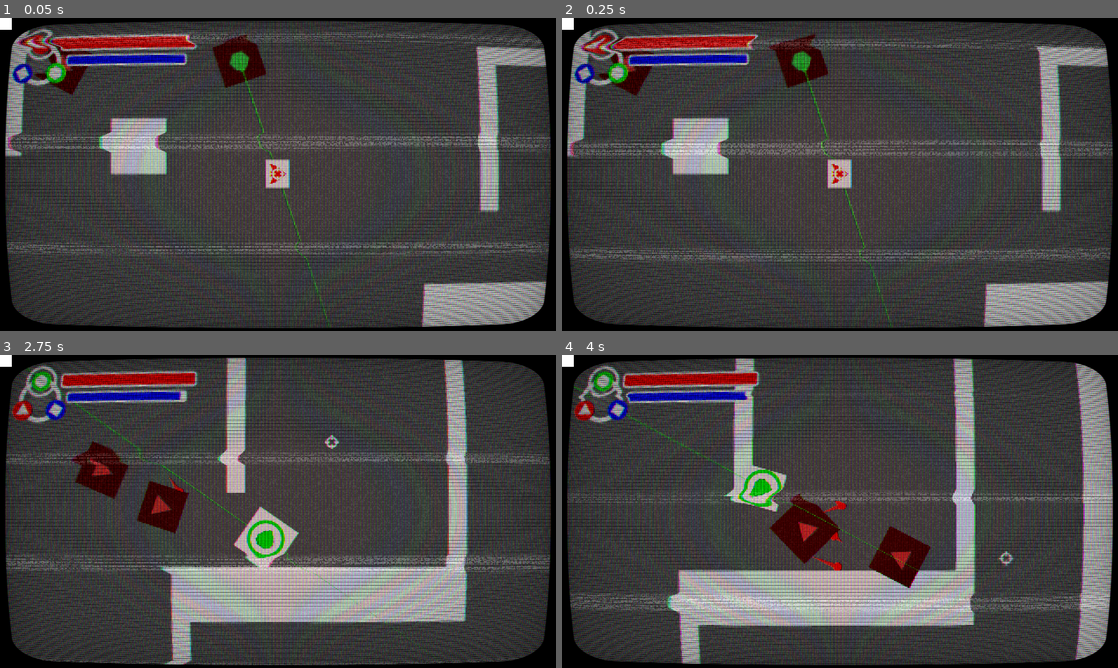
Above: before the commit, frames 1-4 (two rows, left to right).
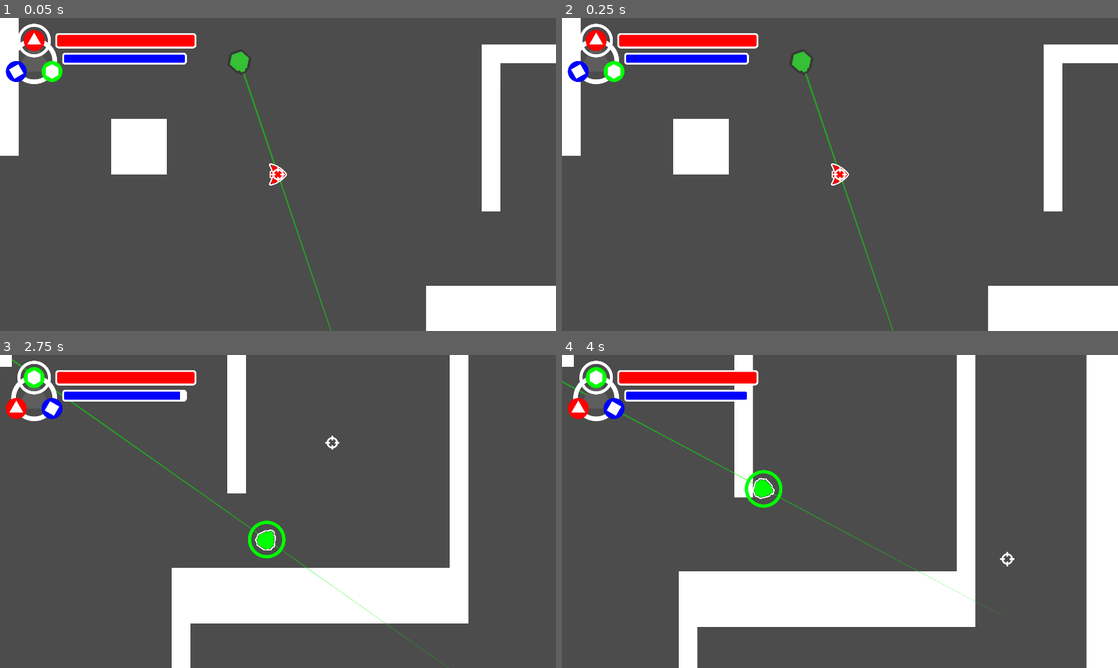
Above: after the commit, the same moments.

Repository: Tzeryushi/Blessed-Mode
Game: Godot game, scene res://Scenes/Main.tscn
Two runs of this game, one before a commit and one after it. Both use one fixed random seed, a clock stepped at 60 frames per second and the inputs below.
Inputs (mouse positions are in pixels of both pictures, inside the frame that each line leads up to):
- Up to frame 1 (0.05 s): no input
- Up to frame 2 (0.25 s): no input
- Up to frame 3 (2.75 s): move the mouse to (400, 495) at 0.52 s; press the mouse at (400, 495) at 0.53 s; hold D (move_right) 0.53-1.28 s; tap Space (special_action) at 0.8, 1.35 s; move the mouse to (166, 527) at 1.27 s; release the mouse at (166, 527) at 1.28 s; hold S (move_down) 1.28-2.03 s; click (166, 527) at 1.55 s; move the mouse to (333, 442) at 2.02 s; hold D (move_right) from 2.03 s (still down); hold Space (special_action) from 2.03 s (still down); tap Shift (shift_mode) at 2.1 s
- Up to frame 4 (4 s): move the mouse to (812, 574) at 2.77 s; release D (move_right) at 2.78 s; release Space (special_action) at 2.78 s; hold W (move_up) 2.78-3.53 s; click (812, 574) at 2.85 s; move the mouse to (1006, 558) at 3.52 s; hold A (move_left) from 3.53 s (still down); hold Space (special_action) from 3.53 s (still down)

The runs differ from the first frame. In frame 1, 91% of the frame differs, in the area x 0-100%, y 0-100%; in frame 2, 91%; in frame 3, 93%; in frame 4, 93%.

Commit message:
Green enemy lasers work against shield

Diff:
--- /dev/null
+++ b/Entities/Bullets/EnemyBullets/BlueEnemyMissile.gd
@@ -0,0 +1,65 @@
+extends BaseBullet
+
+#will move out randomly from from center point for a time
+#will then choose a target, activate, and beeline for it, ignoring other hitboxes
+#if the target is lost, will continue to travel in the original direction, but can hit others again
+
+@export var seek_area : Area2D
+@export var float_time : float = 0.5
+@export var float_distance : float = 50.0
+@export var turning_power : float = 20.0
+@export var turning_acceleration : float = 3.0
+
+var target_body : Player
+
+func _ready():
+	life_timer.wait_time = lifetime
+
+func _physics_process(_delta) -> void:
+	if target_body:
+		direction = (target_body.global_position - global_position).normalized()
+		speed = minf(speed + (acceleration), top_speed)
+		global_position += direction * speed * _delta
+		rotation = direction.angle()
+	else:
+		if monitoring == true:
+			seek()
+		speed = minf(speed + (acceleration), top_speed)
+		global_position += direction * speed * _delta
+		rotation = direction.angle()
+
+func spawn(_position:Vector2, _direction:Vector2) -> void:
+	#life_timer.start()
+	monitoring = false
+	global_position = _position
+	direction = _direction.normalized()
+	rotation = direction.angle()
+	randomize()
+	var rand_position = global_position + (direction.rotated(randf_range(-PI,PI))*float_distance)
+	var tween : Tween = get_tree().create_tween()
+	tween.tween_property(self, "global_position", rand_position, float_time).set_ease(Tween.EASE_OUT).set_trans(Tween.TRANS_EXPO)
+	await tween.finished
+	seek()
+
+func seek() -> void:
+	#await get_tree().process_frame
+	var target_array = seek_area.get_overlapping_bodies()
+	if target_array.is_empty():
+		if life_timer.is_stopped():
+			life_timer.start()
+		return
+	if target_array.front() and target_array.front() is Player:
+		target_body = target_array.front()
+		target_body.tree_exiting.connect(clear_body_ref)
+	monitoring = true
+
+func _on_body_entered(body) -> void:
+	if target_body and body == target_body:
+		body.take_damage(damage, get_mode_color())
+	elif target_body:
+		return
+	destroy()
+
+func clear_body_ref() -> void:
+	target_body = null
+	#target_body.tree_exiting.disconnect(clear_body_ref)
--- /dev/null
+++ b/Entities/Bullets/EnemyBullets/BlueEnemyMissile.tscn
@@ -0,0 +1,21 @@
+[gd_scene load_steps=4 format=3 uid="uid://dt4ibyvrimcaq"]
+
+[ext_resource type="PackedScene" uid="uid://bfa3otr0r1esl" path="res://Entities/Bullets/BaseBullet.tscn" id="1_158nn"]
+[ext_resource type="Script" path="res://Entities/Bullets/EnemyBullets/BlueEnemyMissile.gd" id="2_pwx00"]
+
+[sub_resource type="CircleShape2D" id="CircleShape2D_itavq"]
+radius = 346.575
+
+[node name="BlueEnemyMissile" node_paths=PackedStringArray("seek_area") instance=ExtResource("1_158nn")]
+script = ExtResource("2_pwx00")
+seek_area = NodePath("SeekArea")
+float_time = 0.5
+float_distance = 50.0
+turning_power = 20.0
+turning_acceleration = 3.0
+
+[node name="SeekArea" type="Area2D" parent="." index="3"]
+collision_layer = 0
+
+[node name="CollisionShape2D" type="CollisionShape2D" parent="SeekArea" index="0"]
+shape = SubResource("CircleShape2D_itavq")
--- a/Entities/Bullets/EnemyBullets/GreenEnemyLaser.gd
+++ b/Entities/Bullets/EnemyBullets/GreenEnemyLaser.gd
@@ -1,5 +1,6 @@
 extends GreenLaser
 
+@export var endpoint_explosion : PackedScene
 
 func _process(_delta) -> void:
 	#speed = minf(speed + (acceleration), top_speed)
@@ -32,13 +33,17 @@
 			break
 		laser_cast.force_raycast_update()
 
+	var explosion : BaseBullet = endpoint_explosion.instantiate()
+	add_child(explosion)
 	#current collision is the endpoint, though any collisions in the array must be handled as well
 	#draw the line to the end
 	trail.add_point(Vector2.ZERO)
 	if laser_cast.is_colliding():
 		trail.add_point(to_local(laser_cast.get_collision_point()))
+		explosion.spawn(laser_cast.get_collision_point(), Vector2.ZERO)
 	else:
 		trail.add_point(Vector2.RIGHT*laser_length)
+		explosion.spawn(to_global(Vector2.RIGHT*laser_length), Vector2.ZERO)
 
 	#handle application of damage
 	for enemy in collision_exception_array:
@@ -69,6 +74,4 @@
 func _on_body_entered(body) -> void:
 	#this is specifically for enemies within the base radius of the initial explosion VFX
 	if body.is_in_group("player") and body is Player:
-		if body is Player:
-			Shake.add_trauma(shake)
 		body.take_damage(damage, get_mode_color())
--- a/Entities/Bullets/EnemyBullets/GreenEnemyLaser.tscn
+++ b/Entities/Bullets/EnemyBullets/GreenEnemyLaser.tscn
@@ -1,14 +1,18 @@
-[gd_scene load_steps=3 format=3 uid="uid://bpmfww0ri4kjd"]
+[gd_scene load_steps=4 format=3 uid="uid://bpmfww0ri4kjd"]
 
 [ext_resource type="PackedScene" uid="uid://q570k1lo1j5p" path="res://Entities/Bullets/PlayerBullets/GreenBullet.tscn" id="1_bqcub"]
 [ext_resource type="Script" path="res://Entities/Bullets/EnemyBullets/GreenEnemyLaser.gd" id="2_hltxq"]
+[ext_resource type="PackedScene" uid="uid://2vihwlqd70kn" path="res://Entities/Bullets/EnemyBullets/GreenEnemyLaserEx.tscn" id="3_2gfsl"]
 
 [node name="GreenEnemyLaser" instance=ExtResource("1_bqcub")]
 collision_layer = 16
 collision_mask = 5
 script = ExtResource("2_hltxq")
+endpoint_explosion = ExtResource("3_2gfsl")
+laser_length = null
 shake = 0.0
 damage = 7
 
 [node name="LaserRayCast" parent="." index="3"]
-collision_mask = 5
+collision_mask = 37
+collide_with_areas = true
--- /dev/null
+++ b/Entities/Bullets/EnemyBullets/GreenEnemyLaserEx.gd
@@ -0,0 +1,16 @@
+extends BaseBullet
+
+
+func _physics_process(_delta) -> void:
+	pass
+
+func spawn(_position:Vector2, _direction:Vector2) -> void:
+	life_timer.start()
+	global_position = _position
+	direction = _direction.normalized()
+	rotation = direction.angle()
+
+func _on_body_entered(body) -> void:
+	if body is BaseEnemy or body is Player:
+		body.take_damage(damage, get_mode_color())
+	destroy()
--- /dev/null
+++ b/Entities/Bullets/EnemyBullets/GreenEnemyLaserEx.tscn
@@ -0,0 +1,20 @@
+[gd_scene load_steps=3 format=3 uid="uid://2vihwlqd70kn"]
+
+[ext_resource type="PackedScene" uid="uid://bfa3otr0r1esl" path="res://Entities/Bullets/BaseBullet.tscn" id="1_5j3d7"]
+[ext_resource type="Script" path="res://Entities/Bullets/EnemyBullets/GreenEnemyLaserEx.gd" id="2_2hynj"]
+
+[node name="GreenEnemyLaserEx" instance=ExtResource("1_5j3d7")]
+collision_layer = 16
+collision_mask = 5
+script = ExtResource("2_2hynj")
+mode_color = 1
+damage = 6
+
+[node name="Hitbox" parent="." index="0"]
+visible = false
+
+[node name="VisualsGroup" parent="." index="2"]
+modulate = Color(0, 1, 0, 1)
+
+[node name="Trail" parent="VisualsGroup" index="0"]
+visible = false
--- /dev/null
+++ b/Entities/Bullets/EnemyBullets/RedEnemyBullet.gd
@@ -0,0 +1,7 @@
+extends BaseBullet
+
+func spawn(_position:Vector2, _direction:Vector2) -> void:
+	life_timer.start()
+	global_position = _position
+	direction = _direction.normalized()
+	rotation = direction.angle()
--- a/Entities/Bullets/EnemyBullets/RedEnemyBullet.tscn
+++ b/Entities/Bullets/EnemyBullets/RedEnemyBullet.tscn
@@ -1,10 +1,12 @@
-[gd_scene load_steps=2 format=3 uid="uid://cavd0ctnmul3e"]
+[gd_scene load_steps=3 format=3 uid="uid://cavd0ctnmul3e"]
 
 [ext_resource type="PackedScene" uid="uid://cu8nfgjkwxb20" path="res://Entities/Bullets/PlayerBullets/RedBullet.tscn" id="1_v42xq"]
+[ext_resource type="Script" path="res://Entities/Bullets/EnemyBullets/RedEnemyBullet.gd" id="2_b6m3o"]
 
 [node name="RedEnemyBullet" instance=ExtResource("1_v42xq")]
 collision_layer = 16
 collision_mask = 5
+script = ExtResource("2_b6m3o")
 shake = 0.0
 damage = 3
 speed = 300.0
--- a/Entities/Flock/BaseEnemy.tscn
+++ b/Entities/Flock/BaseEnemy.tscn
@@ -7,8 +7,8 @@
 
 [sub_resource type="ShaderMaterial" id="ShaderMaterial_yowbj"]
 shader = ExtResource("3_vlqqi")
-shader_parameter/color = Color(0.25098, 0, 0, 1)
-shader_parameter/width = 6.0
+shader_parameter/color = Color(0.227451, 0.227451, 0.227451, 1)
+shader_parameter/width = 8.0
 shader_parameter/pattern = 0
 shader_parameter/inside = false
 shader_parameter/add_margins = true
--- /dev/null
+++ b/Entities/Flock/BlueFlock/EnemyBlue1.tscn
@@ -0,0 +1,29 @@
+[gd_scene load_steps=5 format=3 uid="uid://djnebbcu5ui4u"]
+
+[ext_resource type="PackedScene" uid="uid://dhl2vb5p2xx6p" path="res://Entities/Flock/BaseEnemy.tscn" id="1_nh41j"]
+[ext_resource type="Texture2D" uid="uid://c7dkdknoiw6vc" path="res://Entities/Flock/FlockSprites/EnemyBlueBasic.svg" id="2_0ysfk"]
+[ext_resource type="PackedScene" uid="uid://dt4ibyvrimcaq" path="res://Entities/Bullets/EnemyBullets/BlueEnemyMissile.tscn" id="2_6ksv6"]
+
+[sub_resource type="SpriteFrames" id="SpriteFrames_4xe7p"]
+animations = [{
+"frames": [{
+"duration": 1.0,
+"texture": ExtResource("2_0ysfk")
+}],
+"loop": true,
+"name": &"default",
+"speed": 5.0
+}]
+
+[node name="EnemyBlue1" instance=ExtResource("1_nh41j")]
+mode_color = 2
+bullet_scene = ExtResource("2_6ksv6")
+
+[node name="Hitbox" parent="." index="0"]
+polygon = PackedVector2Array(-32, 0, 9, -41, 36, -15, 51, -15, 51, 15, 36, 15, 9, 41)
+
+[node name="Polygon2D" parent="VisualsGroup" index="0"]
+visible = false
+
+[node name="EnemySprite" parent="VisualsGroup" index="1"]
+sprite_frames = SubResource("SpriteFrames_4xe7p")
--- /dev/null
+++ b/Entities/Flock/FlockSprites/EnemyBlueBasic.svg
@@ -0,0 +1,3 @@
+<?xml version="1.0" encoding="UTF-8" standalone="no"?>
+<!-- Generator: Gravit.io -->
+<svg xmlns="http://www.w3.org/2000/svg" xmlns:xlink="http://www.w3.org/1999/xlink" style="isolation:isolate" viewBox="1183.13 177.627 89.095 89.095" width="89.095pt" height="89.095pt"><defs><clipPath id="_clipPath_o0uBFY76yf9LkPyeyRZMf62jcDTadBiQ"><rect x="1183.13" y="177.627" width="89.095" height="89.095"/></clipPath></defs><g clip-path="url(#_clipPath_o0uBFY76yf9LkPyeyRZMf62jcDTadBiQ)"><g><rect x="1239.837" y="205.98" width="32.389" height="32.389" transform="matrix(1,0,0,1,0,0)" fill="rgb(59,59,189)"/><rect x="1196.178" y="190.674" width="63" height="63" transform="matrix(0.707,0.707,-0.707,0.707,516.68,-803.026)" fill="rgb(59,59,189)"/></g></g></svg>
--- a/Entities/Flock/GreenFlock/EnemyGreen1.gd
+++ b/Entities/Flock/GreenFlock/EnemyGreen1.gd
@@ -31,7 +31,7 @@
 					rotation = move_toward(rotation, rotation+get_angle_to(player_ref.global_position), laser_turn_speed)
 				#rotation = rotation-get_angle_to(player_ref.global_position)
 				laser_sights.clear_points()
-				laser_sights.add_point(Vector2.ZERO)
+				laser_sights.add_point(Vector2(bullet_spawn_distance,0))
 				laser_sights.add_point(Vector2(2000.0, 0.0))
 			else:
 				laser_sights.clear_points()
--- a/Entities/Flock/GreenFlock/EnemyGreen1.tscn
+++ b/Entities/Flock/GreenFlock/EnemyGreen1.tscn
@@ -27,6 +27,7 @@
 laser_charge_time = 5.0
 laser_turn_speed = 0.01
 mode_color = 1
+bullet_spawn_distance = 55.0
 fire_distance_threshold = 800.0
 acceleration = 15.0
 max_movement_speed = 300.0
--- a/Entities/Player/GreenMode.gd
+++ b/Entities/Player/GreenMode.gd
@@ -5,6 +5,7 @@
 
 @onready var shield_sprite := $ShieldSprite
 @onready var shield_hitbox := $ShieldHitbox
+@onready var shield_collision := $ShieldHitbox/ShieldCollision
 
 var shield_active : bool = false
 var shield_normal_scale : Vector2 = Vector2.ZERO
@@ -14,6 +15,8 @@
 	shot_timer.timeout.connect(on_shot_timer_timeout)
 	shield_sprite.modulate.a = 0.0
 	shield_hitbox.monitoring = false
+	shield_hitbox.monitorable = false
+	shield_collision.disabled = true
 	shield_normal_scale = shield_sprite.scale
 
 func _unhandled_input(_event) -> void:
@@ -35,7 +38,9 @@
 	if shield_active:
 		return
 	shield_active = true
+	shield_hitbox.monitorable = true
 	shield_hitbox.monitoring = true
+	shield_collision.disabled = false
 	if opacity_tween and opacity_tween.is_running():
 		opacity_tween.kill()
 	shield_sprite.scale = Vector2(1,1)
@@ -46,7 +51,9 @@
 
 func end_special_action() -> void:
 	shield_active = false
+	shield_hitbox.monitorable = false
 	shield_hitbox.monitoring = false
+	shield_collision.disabled = true
 	if opacity_tween and opacity_tween.is_running():
 		opacity_tween.kill()
 	opacity_tween = get_tree().create_tween()
--- a/Entities/Player/Player.tscn
+++ b/Entities/Player/Player.tscn
@@ -44,7 +44,7 @@
 radius = 41.0
 
 [sub_resource type="CircleShape2D" id="CircleShape2D_teapf"]
-radius = 62.0081
+radius = 62.0
 
 [node name="Player" type="CharacterBody2D" node_paths=PackedStringArray("state_manager", "mode_manager", "reticle", "hit_invincible_timer", "player_camera") groups=["player"]]
 z_index = 5
@@ -146,6 +146,7 @@
 one_shot = true
 
 [node name="ShieldHitbox" type="Area2D" parent="ModeManager/Green"]
+collision_layer = 32
 collision_mask = 18
 
 [node name="ShieldCollision" type="CollisionShape2D" parent="ModeManager/Green/ShieldHitbox"]
--- a/Scenes/Main.tscn
+++ b/Scenes/Main.tscn
@@ -63,6 +63,7 @@
 [node name="TestingRoom" parent="SubViewportContainer/SubViewport" instance=ExtResource("1_iedkw")]
 
 [node name="CanvasGroup" type="CanvasLayer" parent="SubViewportContainer/SubViewport"]
+visible = false
 
 [node name="ColorRect" type="ColorRect" parent="SubViewportContainer/SubViewport/CanvasGroup"]
 material = SubResource("ShaderMaterial_b4x2e")
--- a/Scenes/TestScenes/testing_room.tscn
+++ b/Scenes/TestScenes/testing_room.tscn
@@ -1,9 +1,8 @@
-[gd_scene load_steps=10 format=3 uid="uid://6ii61ff3ecgs"]
+[gd_scene load_steps=9 format=3 uid="uid://6ii61ff3ecgs"]
 
 [ext_resource type="Script" path="res://Scenes/TestScenes/testing_room.gd" id="1_0mq1j"]
 [ext_resource type="PackedScene" uid="uid://ds7bcbfgwevuw" path="res://Entities/Player/Player.tscn" id="1_nee7j"]
 [ext_resource type="PackedScene" uid="uid://deo1k2y517tdi" path="res://GUI/HUD/HUD.tscn" id="4_8rfl1"]
-[ext_resource type="PackedScene" uid="uid://dq2vu4dl2uv8k" path="res://Entities/Flock/RedFlock/EnemyRed1.tscn" id="5_5po75"]
 [ext_resource type="Texture2D" uid="uid://b88f4c3elbl8c" path="res://Scenes/Levels/TilemapAssets/WallBeta.svg" id="6_gjvp6"]
 [ext_resource type="PackedScene" uid="uid://cu6kx0jojqcgl" path="res://Entities/Flock/GreenFlock/EnemyGreen1.tscn" id="6_us3m6"]
 
@@ -45,18 +44,6 @@
 
 [node name="HUD" parent="CanvasLayer" instance=ExtResource("4_8rfl1")]
 
-[node name="EnemyRed1" parent="." instance=ExtResource("5_5po75")]
-position = Vector2(-761, -387)
-collision_mask = 4
-
-[node name="EnemyRed2" parent="." instance=ExtResource("5_5po75")]
-position = Vector2(462, -711)
-collision_mask = 4
-
-[node name="EnemyRed3" parent="." instance=ExtResource("5_5po75")]
-position = Vector2(1086, 714)
-collision_mask = 4
-
 [node name="EnemyGreen1" parent="." instance=ExtResource("6_us3m6")]
 position = Vector2(-136, -401)
 collision_mask = 4
Not shown, added: Entities/Flock/FlockSprites/EnemyBlueBasic.svg.import
